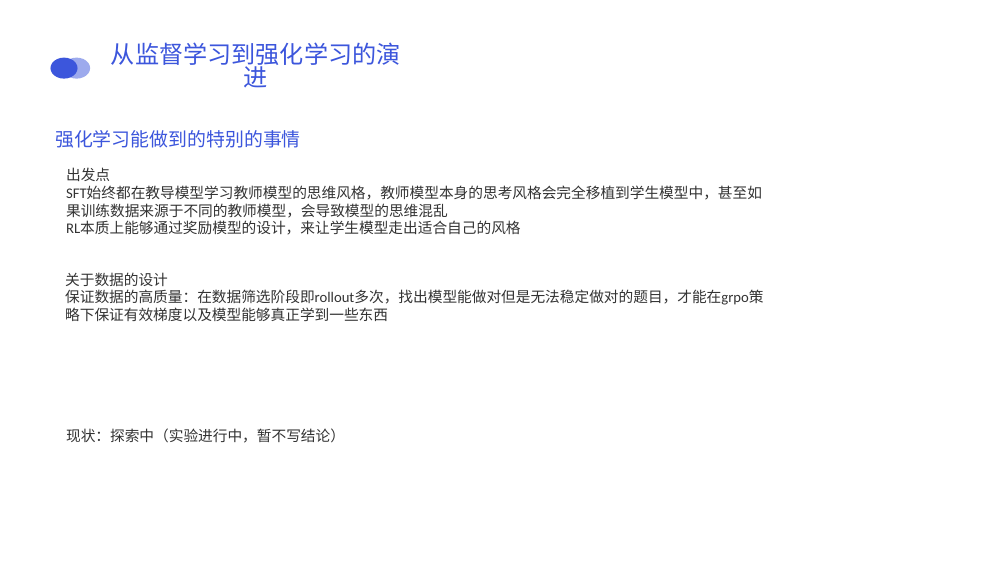
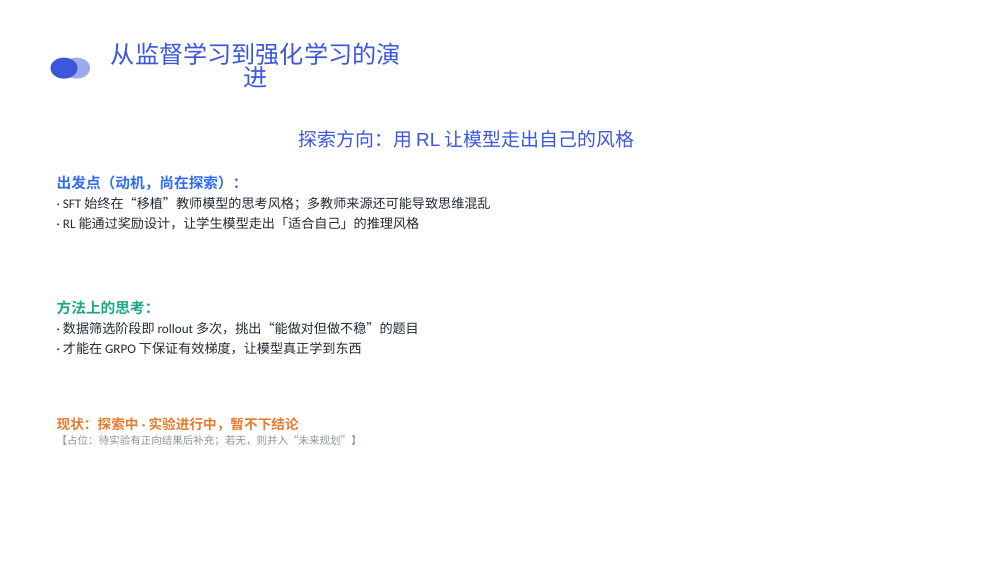
Before and after one commit to cocoastar/Anything, a slide deck: slide 12 of 答辩.pptx. Drawn at 1008x567 pixels with LibreOffice and Linux fonts; fonts in the diff are those of the drawing; background and template pictures are left out. Boxes give left, top, right and bottom in pixels: in the first picture for what was removed or moved away, otherwise in the second. Text is boxed around its words. In the diff, an @@ line names an element or a change of style, - is before the commit and + after.

```diff
--- a/答辩.pptx
+++ b/答辩.pptx
@@ text at (x1=299, y1=130, x2=634, y2=148): text changed @@
-强化学习能做到的特别的事情
+探索方向：用 RL 让模型走出自己的风格
@@ text "出发点（动机，尚在探索）：" at (x1=57, y1=175, x2=490, y2=229): vertical alignment middle to top @@
@@ text at (x1=57, y1=175, x2=490, y2=229): text changed; size 28 to 25 pt; text colour #333333 to #222A33 @@
-出发点
-SFT始终都在教导模型学习教师模型的思维风格，教师模型本身的思考风格会完全移植到学生模型中，甚至如果训练数据来源于不同的教师模型，会导致模型的思维混乱
-RL本质上能够通过奖励模型的设计，来让学生模型走出适合自己的风格
+出发点（动机，尚在探索）：
+· SFT 始终在“移植”教师模型的思考风格；多教师来源还可能导致思维混乱
+· RL 能通过奖励设计，让学生模型走出「适合自己」的推理风格
@@ text removed at (x1=65, y1=272, x2=763, y2=305) @@
-关于数据的设计
-保证数据的高质量：在数据筛选阶段即rollout多次，找出模型能做对但是无法稳定做对的题目，才能在grpo策略下保证有效梯度以及模型能够真正学到一些东西
@@ text added at (x1=57, y1=300, x2=419, y2=354), 25 pt, text #222A33 @@
+方法上的思考：
+· 数据筛选阶段即 rollout 多次，挑出“能做对但做不稳”的题目
+· 才能在 GRPO 下保证有效梯度，让模型真正学到东西
@@ text at (x1=57, y1=417, x2=362, y2=445): text changed; size 28 to 20 pt; text colour #333333 to #8A939E @@
-现状：探索中（实验进行中，暂不写结论）
+现状：探索中 · 实验进行中，暂不下结论
+【占位：待实验有正向结果后补充；若无，则并入“未来规划”】
@@ text "现状：探索中 · 实验进行中，暂不下结论" at (x1=57, y1=417, x2=362, y2=445): vertical alignment middle to top @@
```
Also in this commit, not shown: 11 other slides changed.
